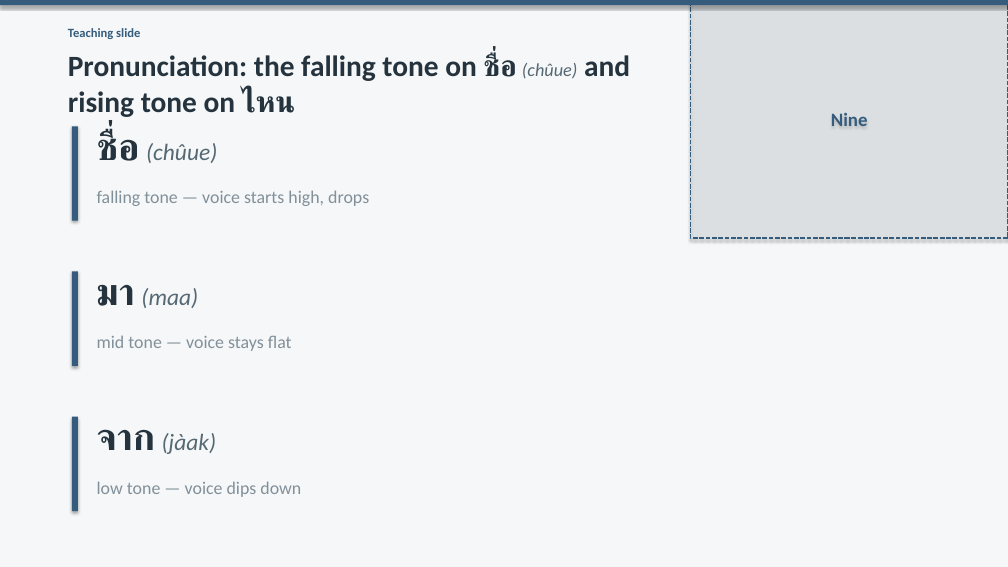
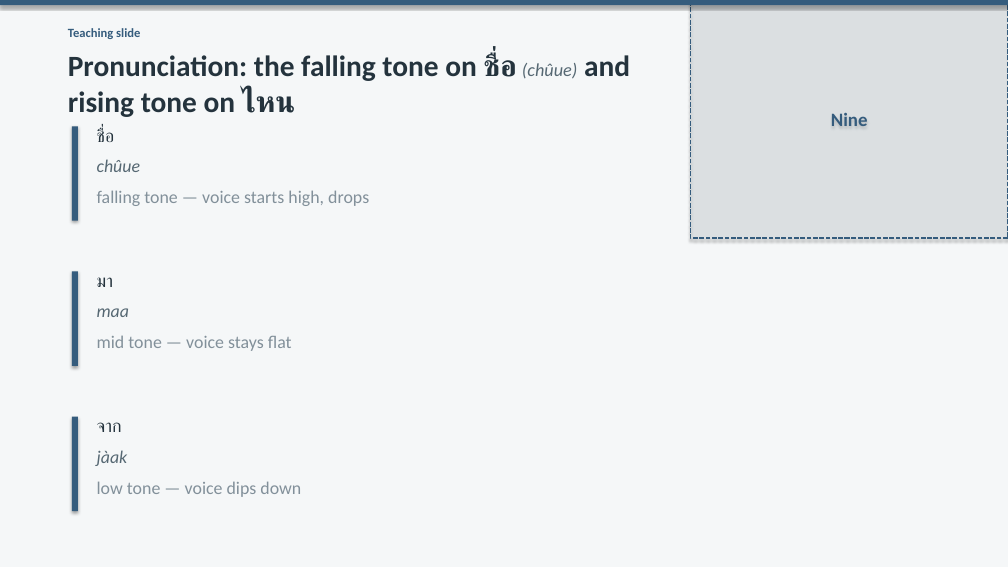
Before and after one commit to OTFTCS/thai-nine, a slide deck: slide 6 of course/modules/M01/L002/M01-L002-canva-deck.pptx. Drawn at 1008x567 pixels with LibreOffice and Linux fonts; fonts in the diff are those of the drawing. Boxes give left, top, right and bottom in pixels: in the first picture for what was removed or moved away, otherwise in the second. Text is boxed around its words. In the diff, an @@ line names an element or a change of style, - is before the commit and + after.

```diff
--- a/course/modules/M01/L002/M01-L002-canva-deck.pptx
+++ b/course/modules/M01/L002/M01-L002-canva-deck.pptx
@@ text at box(97, 128, 115, 142): text changed; size 22.3 to 17 pt; text colour #566873 to #24333D; italic off @@
-ชื่อ (chûue)
+ชื่อ
@@ text added at box(97, 159, 140, 172), 17 pt, text #566873, italic @@
+chûue
@@ text at box(97, 277, 113, 287): text changed; size 22.3 to 17 pt; text colour #566873 to #24333D; italic off @@
-มา (maa)
+มา
@@ text added at box(97, 308, 129, 317), 17 pt, text #566873, italic @@
+maa
@@ text at box(97, 422, 122, 432): text changed; size 22.3 to 17 pt; text colour #566873 to #24333D; italic off @@
-จาก (jàak)
+จาก
@@ text added at box(97, 450, 128, 466), 17 pt, text #566873, italic @@
+jàak
```
Also in this commit, not shown: 4 other slides changed, 3 other files.
